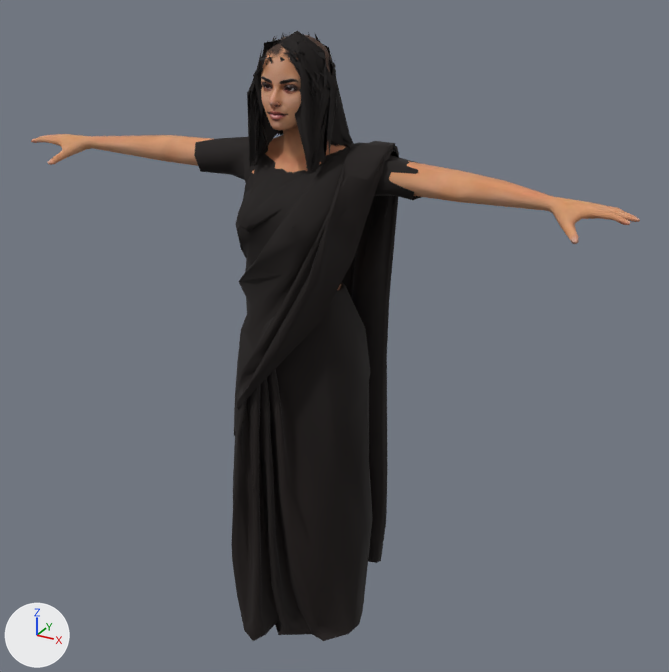
Two versions of the glTF model assets/models/people/woman_saree_maroon.glb, one commit apart.
Rendered twice from a 50 mm camera at (1.059, -1.782, 1.732) aimed at (0.045, 0.063, 0.81). The lights are fixed; the arrows at lower left show +X, +Y and +Z. The first picture is the older version. Vertices at exactly the same position are counted once.

Objects in the first picture: 'Body'.
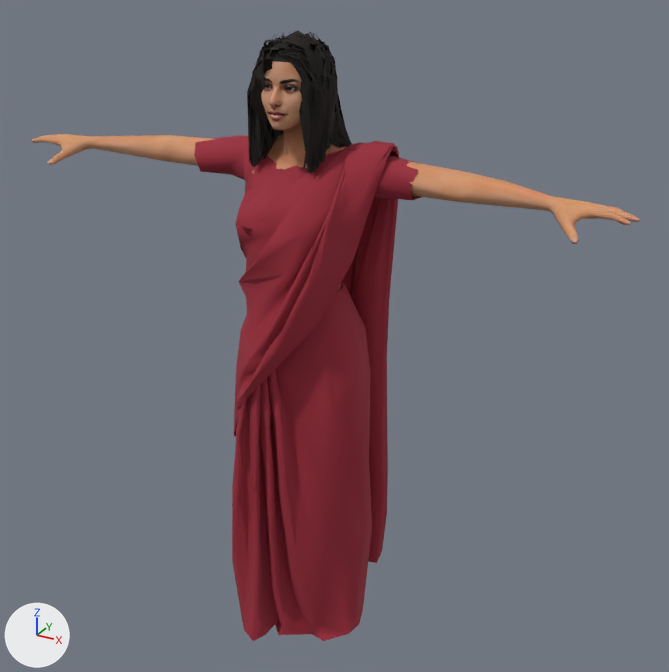
Scene script edits in JSON lines:
```json
{"block": "me_body", "where": "# used by ob_body; location = (0.0, 0.0, 0.0)"}
{"op": "remove", "block": "me_body", "code": "me_body.from_pydata(...)  # 4360 vertices, 5219 faces; spans x -0.75..0.76, y -0.19..0.23, z 0.0..1.54"}
{"op": "add", "block": "me_body", "code": "me_body.from_pydata(...)  # 6783 vertices, 6459 faces; spans x -0.75..0.76, y -0.19..0.23, z 0.0..1.54"}
{"block": "me_body", "change": "me_body part 1: 317 vertices moved from x -0.23..0.29, y -0.15..0.19, z 0.34..1.53 to x -0.19..0.29, y -0.15..0.19, z 0.31..1.53; 300 vertices removed from x -0.18..0.21, y -0.16..0.19, z 0.04..1.53; 2686 vertices added at x -0.18..0.28, y -0.17..0.19, z 0.07..1.54"}
{"block": "me_body", "change": "me_body part 2: 1520 kept faces spanning x -0.3..0.29, y -0.19..0.23, z 0.0..1.53 get new texture (UV) coordinates"}
{"block": "me_body", "change": "other edits to the shape of me_body do not show in these pictures"}
```

Pixel boxes [x1, y1, x2, y2] of what changed, in the pictures (669 x 672 px):
```json
{"object": "Body", "change": "reshaped", "before": [31, 31, 640, 641], "after": [31, 30, 640, 641]}
{"part": 1, "of": "me_body", "change": "reshaped", "before": [231, 31, 421, 630], "after": [232, 30, 418, 630]}
{"part": 2, "of": "me_body", "change": "surface changed", "before": [194, 32, 417, 641], "after": [194, 32, 417, 641], "on screen": "black to red"}
```
